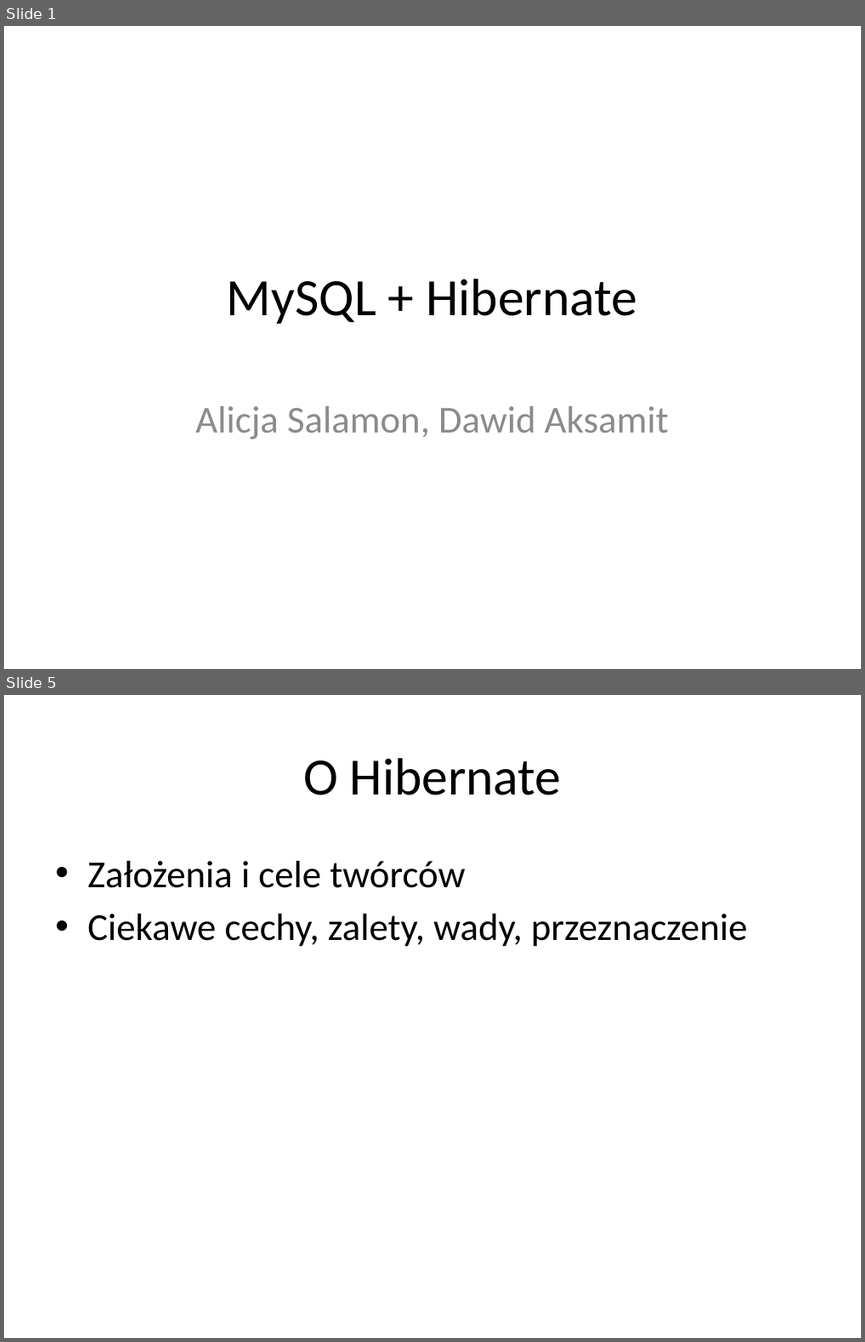
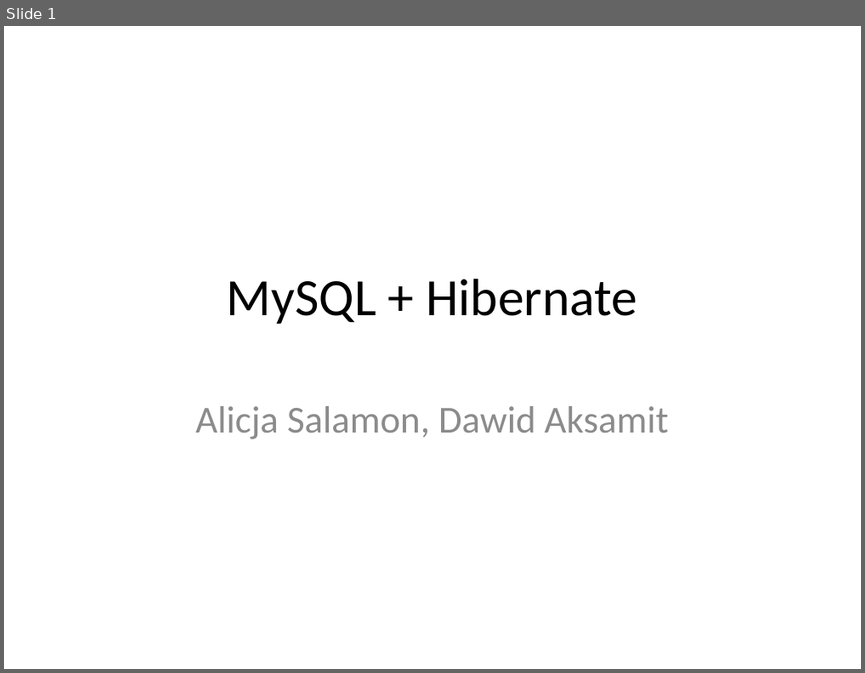
Before and after one commit to alicjasalamon/DB2, a slide deck: MySQL + Hibernate.pptx. Shown one above the other, each under a label of ours: slides 1 and 5 before the commit, slide 1 after it; the slides between them are not shown. The pictures are 865x1342 and 865x673 pixels, drawn with LibreOffice and Linux fonts; fonts in the diff are those of the drawing. Boxes give left, top, right and bottom in pixels: in the first picture for what was removed or moved away, otherwise in the second. Text is boxed around its words. In the diff, an @@ line names an element or a change of style, - is before the commit and + after.

```diff
--- a/MySQL + Hibernate.pptx
+++ b/MySQL + Hibernate.pptx
@@ slide 5 removed at bbox=[4, 695, 861, 1338], background #FFFFFF @@
@@ title removed at bbox=[303, 758, 562, 795] @@
-O Hibernate
@@ text removed at bbox=[87, 861, 747, 947] @@
-• Założenia i cele twórców
-• Ciekawe cechy, zalety, wady, przeznaczenie
```
Also in this commit, not shown: 5 slides changed, 5 slides added, 2 other slides removed, 1 other file.
